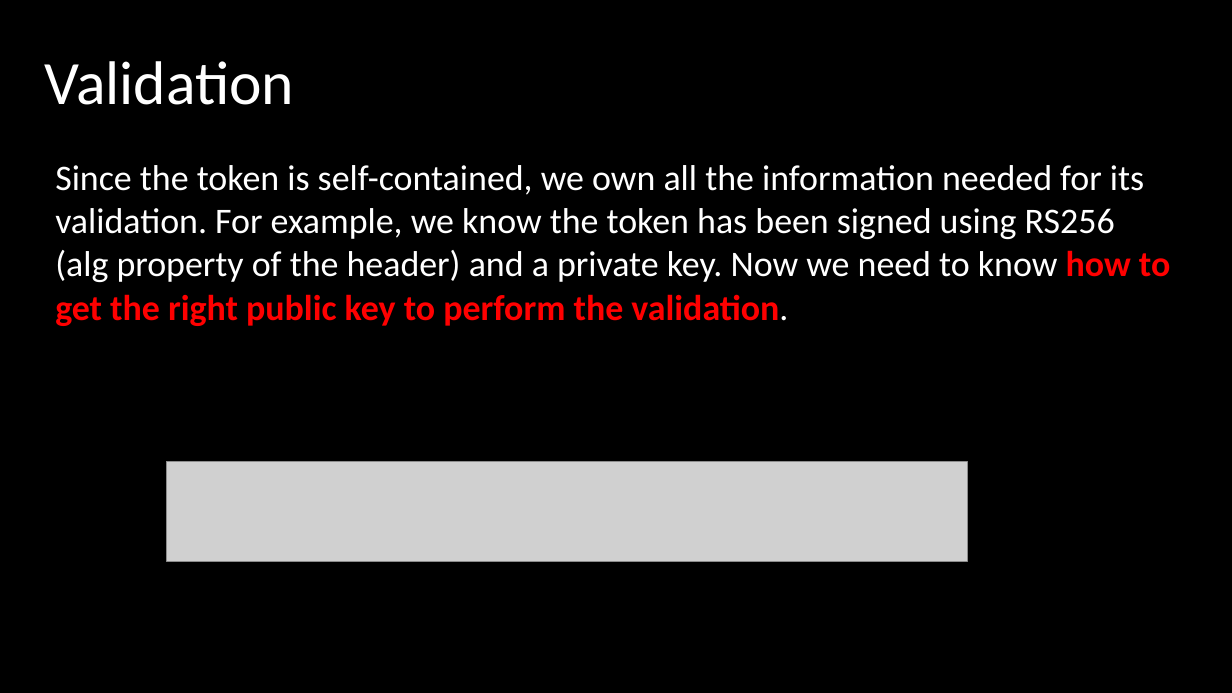
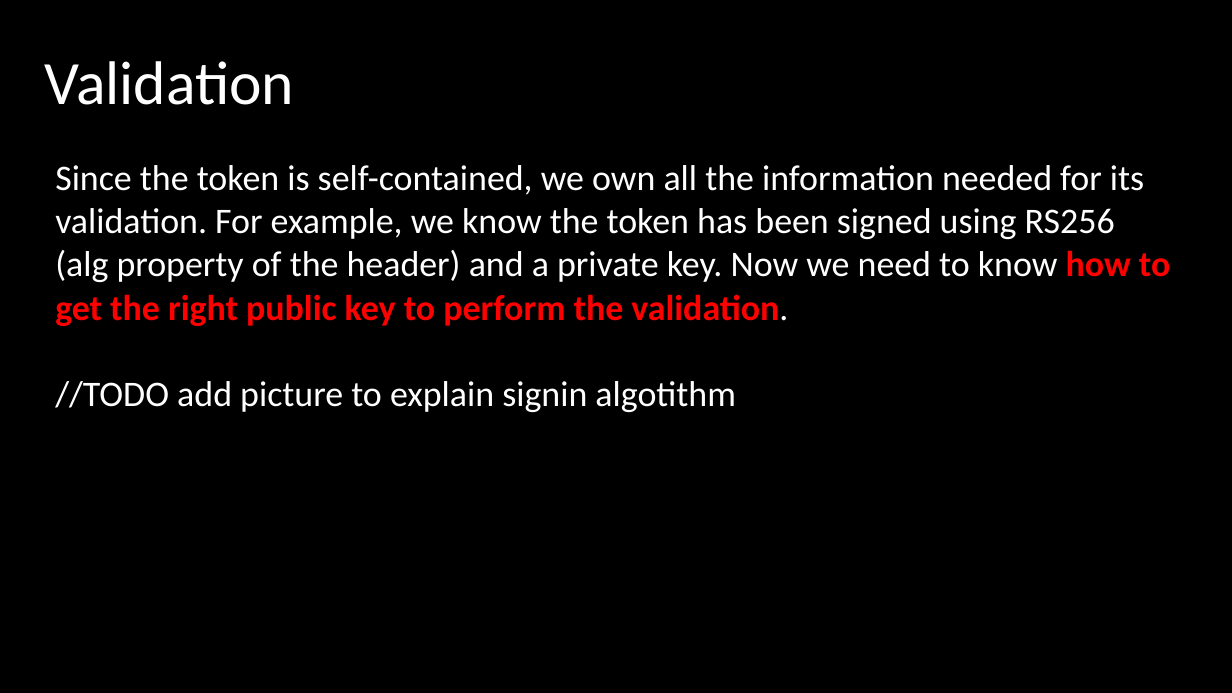
Before and after one commit to asafnaory/nestjs-course, a slide deck: slide 18 of presentations/lecture_jwt.pptx (slide 16 before the commit). Drawn at 1232x693 pixels with LibreOffice and Linux fonts; fonts in the diff are those of the drawing; grey boxes stand for pictures. Boxes give left, top, right and bottom in pixels: in the first picture for what was removed or moved away, otherwise in the second. Text is boxed around its words. In the diff, an @@ line names an element or a change of style, - is before the commit and + after.

```diff
--- a/presentations/lecture_jwt.pptx
+++ b/presentations/lecture_jwt.pptx
@@ text at [55,381,736,412]: paragraph added @@
+//TODO add picture to explain signin algotithm
@@ picture removed at [166,461,968,561] @@
```
Also in this commit, not shown: 6 other slides changed, 3 slides added, 9 other files.
